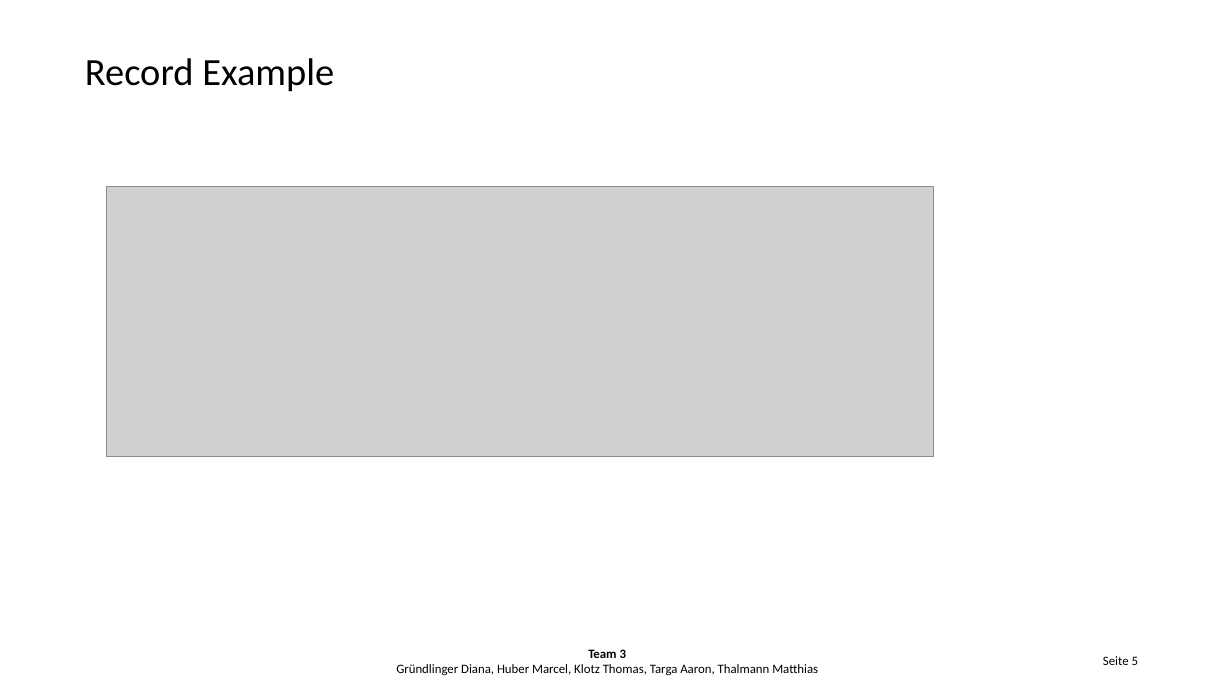
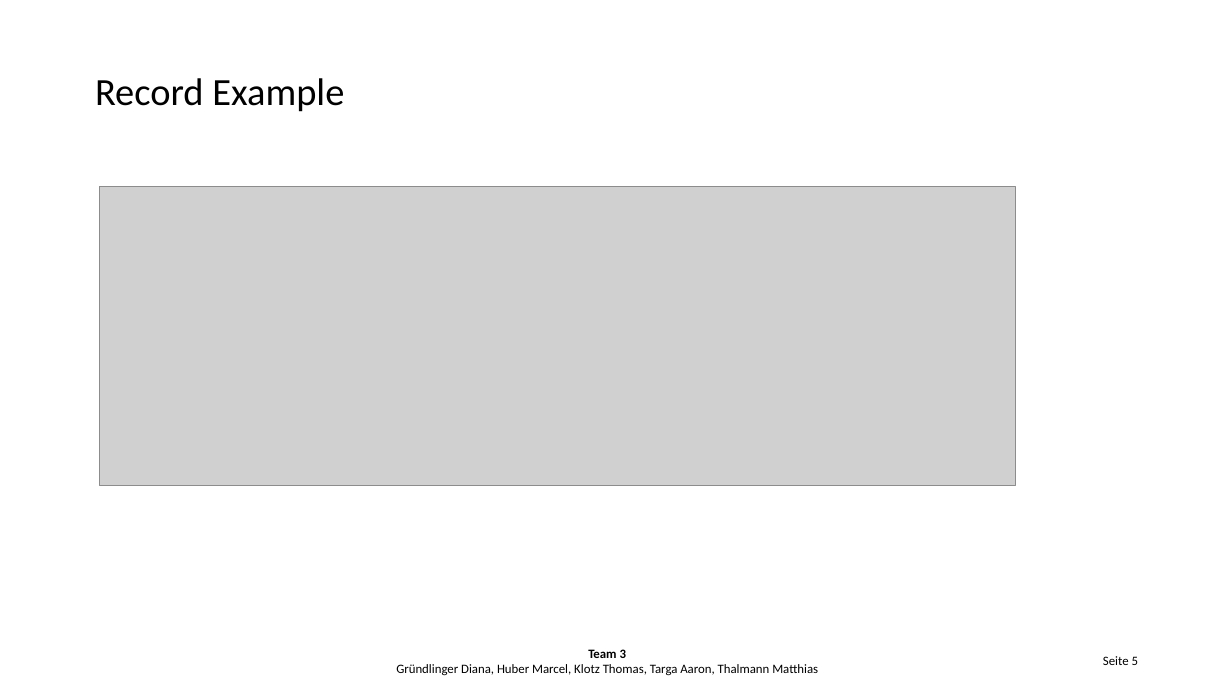
Before and after one commit to Hegl1/archimpl, a slide deck: slide 5 of tasks/task3/task3_presentation.pptx. Drawn at 1232x693 pixels with LibreOffice and Linux fonts; fonts in the diff are those of the drawing; grey boxes stand for pictures; background and template pictures are left out. Boxes give left, top, right and bottom in pixels: in the first picture for what was removed or moved away, otherwise in the second. Text is boxed around its words. In the diff, an @@ line names an element or a change of style, - is before the commit and + after.

```diff
--- a/tasks/task3/task3_presentation.pptx
+++ b/tasks/task3/task3_presentation.pptx
@@ text "Record Example": place and size @@
-text "Record Example" at box(85, 58, 334, 92)
+text "Record Example" at box(95, 78, 344, 112)
@@ picture: place and size @@
-picture at box(106, 187, 933, 457)
+picture at box(100, 187, 1016, 486)
```
Also in this commit, not shown: 6 other slides changed, 1 other file.
